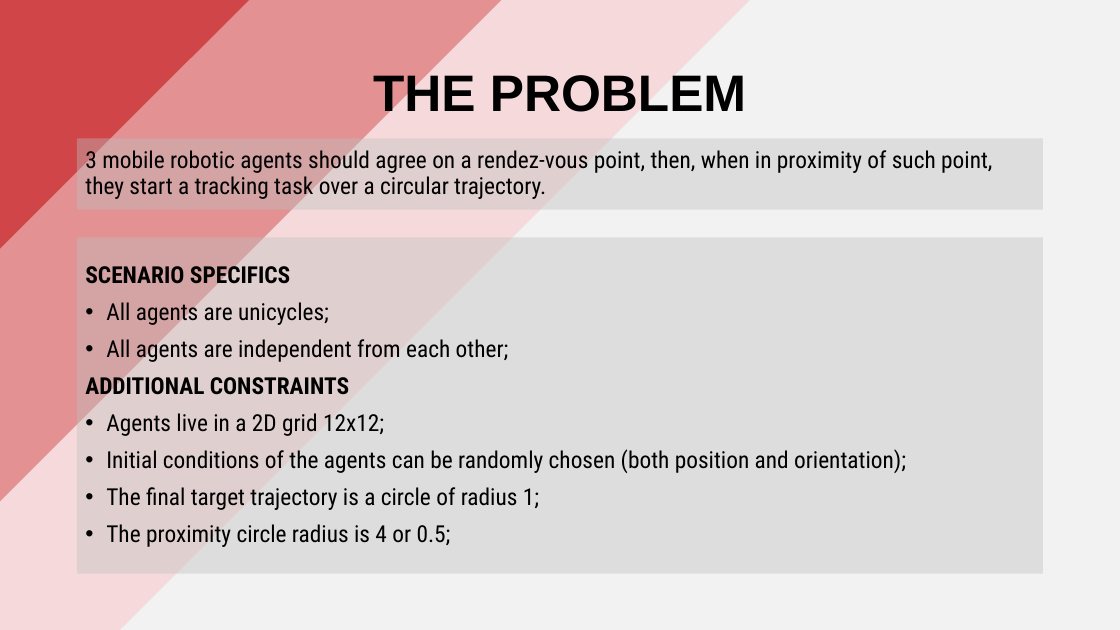
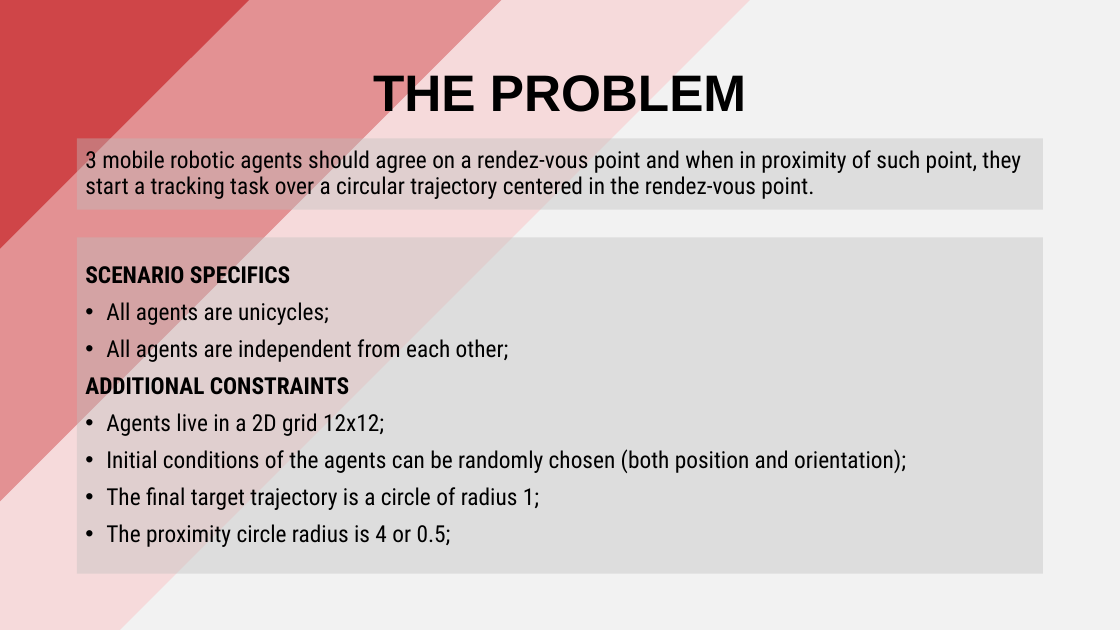
Before and after one commit to PippoGot/R-C2, a slide deck: slide 2 of documentation/presentation.pptx. Drawn at 1120x630 pixels with LibreOffice and Linux fonts; fonts in the diff are those of the drawing. Boxes give left, top, right and bottom in pixels: in the first picture for what was removed or moved away, otherwise in the second. Text is boxed around its words. In the diff, an @@ line names an element or a change of style, - is before the commit and + after.

```diff
--- a/documentation/presentation.pptx
+++ b/documentation/presentation.pptx
@@ text at (85,147,1021,200): text changed @@
-3 mobile robotic agents should agree on a rendez-vous point, then, when in proximity of such point, they start a tracking task over a circular trajectory.
+3 mobile robotic agents should agree on a rendez-vous point and when in proximity of such point, they start a tracking task over a circular trajectory centered in the rendez-vous point.
```
Also in this commit, not shown: 6 other slides changed.
